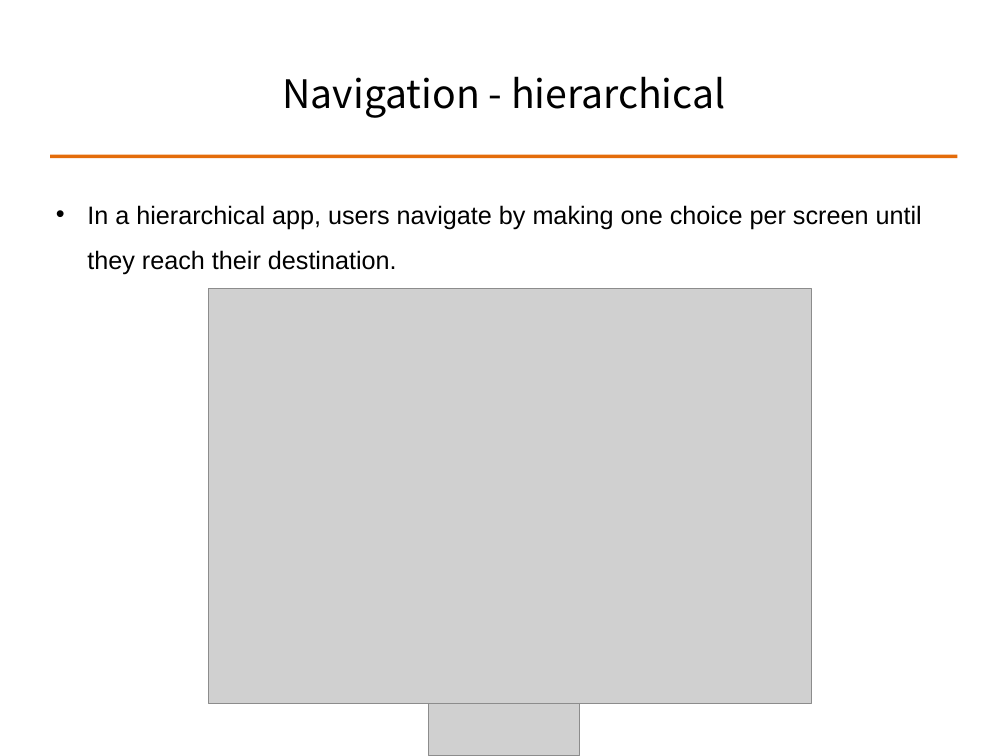
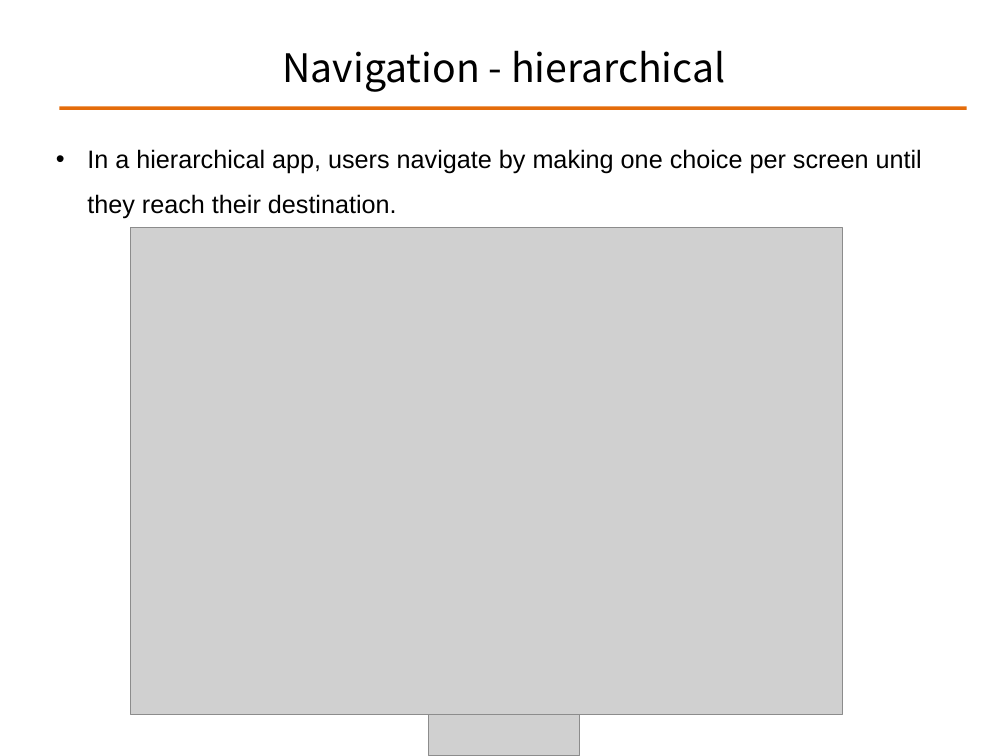
Before and after one commit to ALPHACamp/Camp-3-iOS-Dev, a slide deck: slide 19 of Class presentation/Week3 - Shyne/10-20-2014.ppt. Drawn at 1008x756 pixels with LibreOffice and Linux fonts; fonts in the diff are those of the drawing; grey boxes stand for pictures. Boxes give left, top, right and bottom in pixels: in the first picture for what was removed or moved away, otherwise in the second. Text is boxed around its words. In the diff, an @@ line names an element or a change of style, - is before the commit and + after.

Commit message:
modified

```diff
--- a/Class presentation/Week3 - Shyne/10-20-2014.ppt
+++ b/Class presentation/Week3 - Shyne/10-20-2014.ppt
@@ title "Navigation - hierarchical": place and size @@
-title "Navigation - hierarchical" at [283,76,725,118]
+title "Navigation - hierarchical" at [283,50,725,92]
@@ line moved from (50, 156) - (958, 156) to (59, 108) - (967, 108) @@
@@ text "In a hierarchical app, users ...": place and size @@
-text "In a hierarchical app, users ..." at [87,205,922,275]
+text "In a hierarchical app, users ..." at [87,149,922,219]
@@ picture: place and size @@
-picture at [209,289,812,704]
+picture at [131,227,843,714]
```
Also in this commit, not shown: 3 other slides changed.
